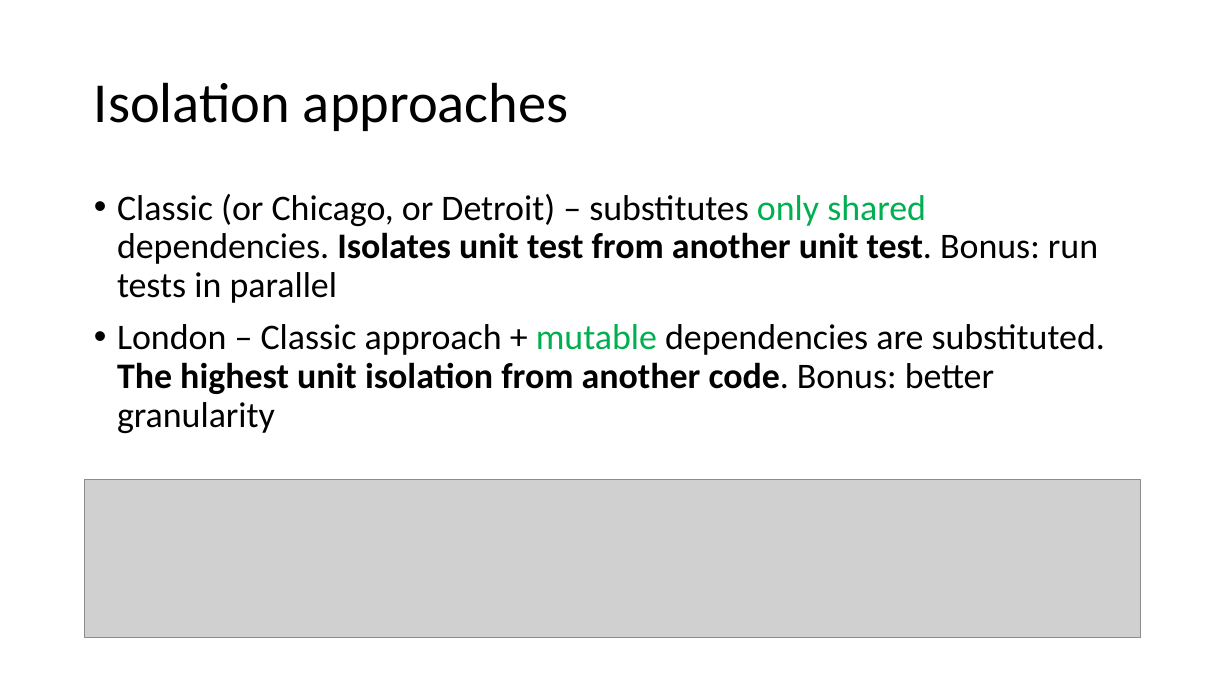
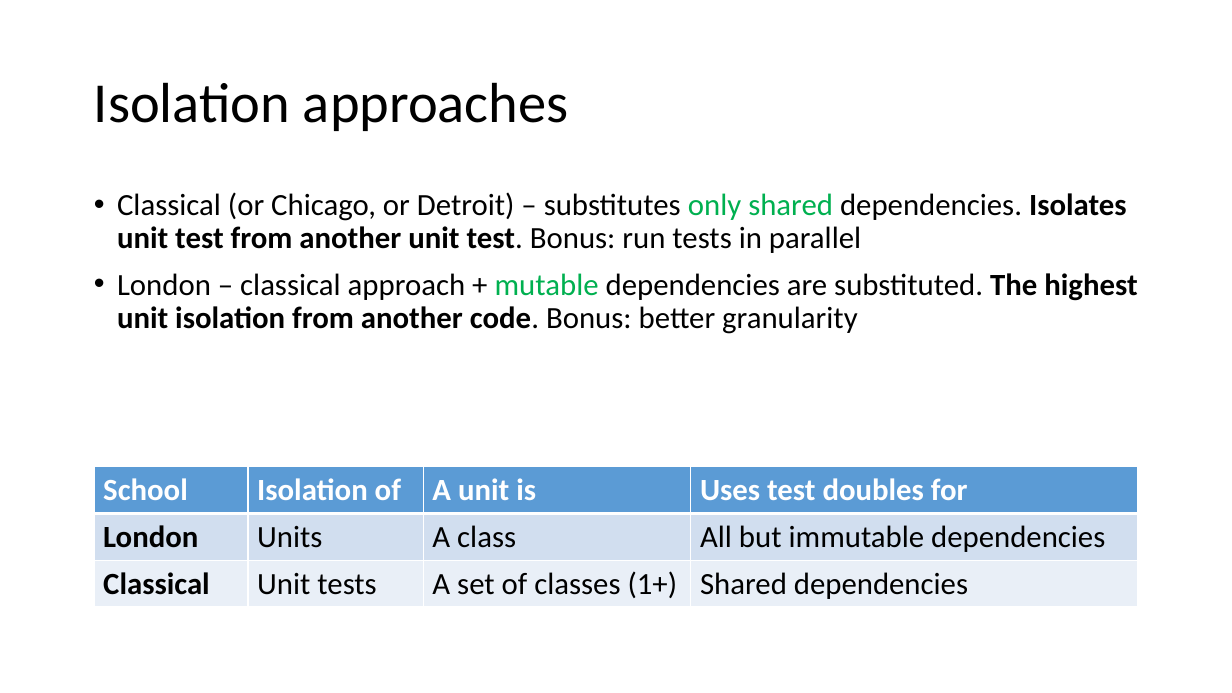
Before and after one commit to magicmanam/slides, a slide deck: slide 33 of automation-testing/unit-testing.pptx (slide 34 before the commit). Drawn at 1232x693 pixels with LibreOffice and Linux fonts; fonts in the diff are those of the drawing; grey boxes stand for pictures. Boxes give left, top, right and bottom in pixels: in the first picture for what was removed or moved away, otherwise in the second. Text is boxed around its words. In the diff, an @@ line names an element or a change of style, - is before the commit and + after.

```diff
--- a/automation-testing/unit-testing.pptx
+++ b/automation-testing/unit-testing.pptx
@@ text at (x1=117, y1=192, x2=1137, y2=334): text changed; size 28 to 24 pt @@
-• Classic (or Chicago, or Detroit) – substitutes only shared dependencies. Isolates unit test from another unit test. Bonus: run tests in parallel
-• London – Classic approach + mutable dependencies are substituted. The highest unit isolation from another code. Bonus: better granularity
+• Classical (or Chicago, or Detroit) – substitutes only shared dependencies. Isolates unit test from another unit test. Bonus: run tests in parallel
+• London – classical approach + mutable dependencies are substituted. The highest unit isolation from another code. Bonus: better granularity
@@ table added at (x1=94, y1=467, x2=1140, y2=605), 3 rows, 4 columns @@
+School | Isolation of | A unit is | Uses test doubles for
+London | Units | A class | All but immutable dependencies
+Classical | Unit tests | A set of classes (1+) | Shared dependencies
@@ picture removed at (x1=85, y1=480, x2=1141, y2=638) @@
```
Also in this commit, not shown: 66 other slides changed, 23 slides added, 23 slides removed.
